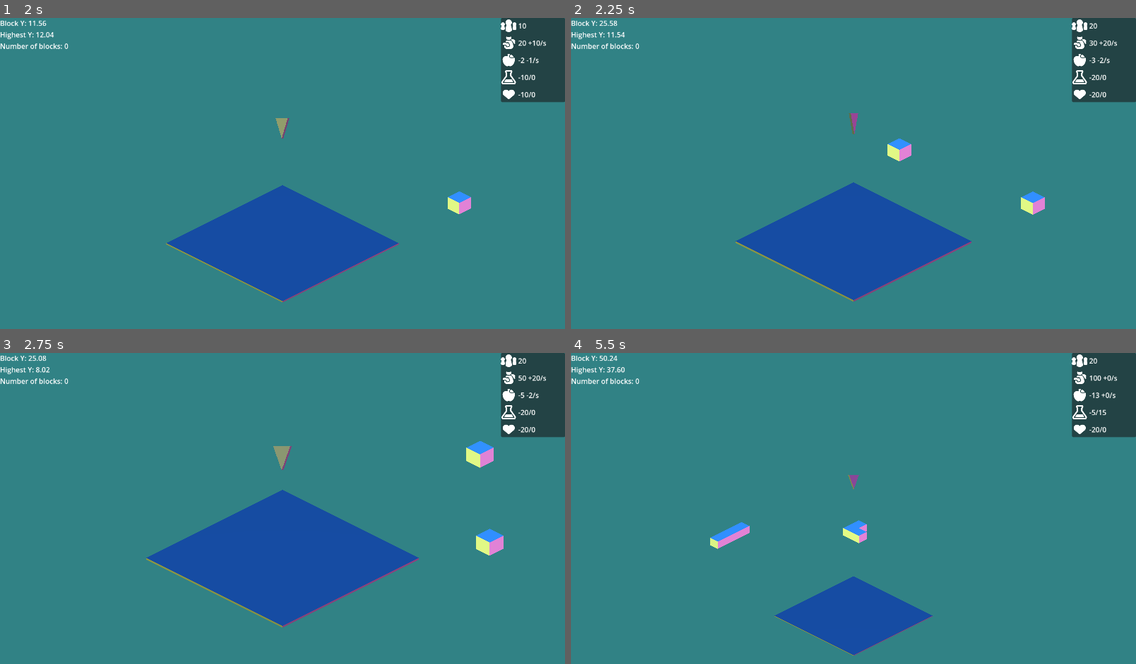
Above: before the commit, frames 1-4 (two rows, left to right).
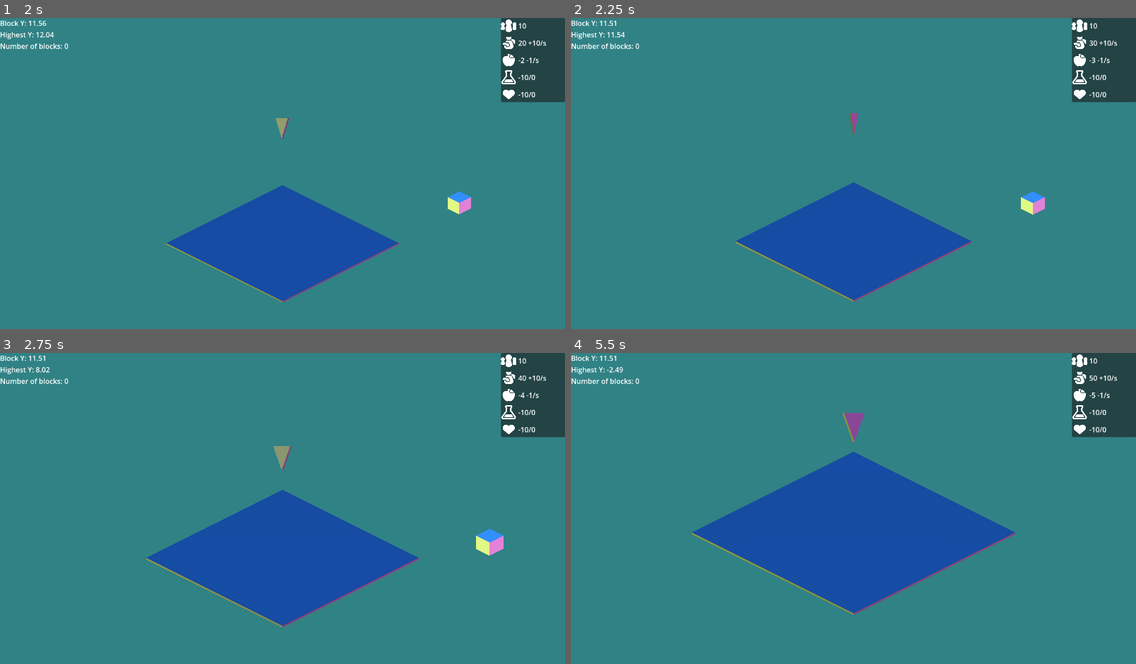
Above: after the commit, the same moments.

Repository: dream-team-reborn/godot-wild-jam-73
Game: Godot game, scene res://scenes/game.tscn
Two runs of this game, one before a commit and one after it. Both use one fixed random seed, a clock stepped at 60 frames per second and the inputs below. The engine's default icon, where the game draws it, is replaced by a stand-in: a white triangle on a blue panel in a dark square.
Inputs (mouse positions are in pixels of both pictures, inside the frame that each line leads up to):
- Up to frame 1 (2 s): move the mouse to (406, 161) at 0.52 s; hold Right (move_right) 0.53-1.25 s; hold Space (confirm) 0.53-1.25 s; click (406, 161) at 0.67 s; drag from (169, 192) to (254, 238) at 1.27 s
- Up to frame 2 (2.25 s): move the mouse to (910, 108) at 2.02 s; hold Right (move_right) from 2.03 s (still down); hold Space (confirm) from 2.03 s (still down)
- Up to frame 3 (2.75 s): keep holding Right (move_right); keep holding Space (confirm)
- Up to frame 4 (5.5 s): release Right (move_right) at 2.75 s; release Space (confirm) at 2.75 s; drag from (825, 573) to (684, 464) at 2.77 s; move the mouse to (1023, 558) at 3.52 s; hold Left (move_left) 3.53-4.25 s; hold Space (confirm) 3.53-4.25 s; drag from (684, 464) to (768, 433) at 4.27 s; move the mouse to (881, 511) at 5.02 s; hold Down (move_down) from 5.03 s (still down); hold Space (confirm) from 5.03 s (still down); click (881, 511) at 5.17 s

Frame 1 is identical in both runs. In frame 2, 0.3% of the frame differs, in the area x 5-95%, y 0-47%; in frame 3, 0.4%; in frame 4, 18%, in the area x 5-97%, y 0-98%.
Error after the commit: Invalid access to property or key 'state' on a base object of type 'previously freed'. (res://scripts/module_spawner.gd:19)

Commit message:
enter again to release block

Diff:
--- a/scripts/module_spawner.gd
+++ b/scripts/module_spawner.gd
@@ -15,6 +15,11 @@
 	pass
 
 func _on_spawn_module():
+	if last_spawned:
+		if last_spawned.state == Module.State.MOVING:
+			last_spawned.release_player_control()
+			return
+
 	var module_instance = module_scene.instantiate() as Module
 	module_instance.block = %BlockFactory.get_random_block()
 	add_child(module_instance)
